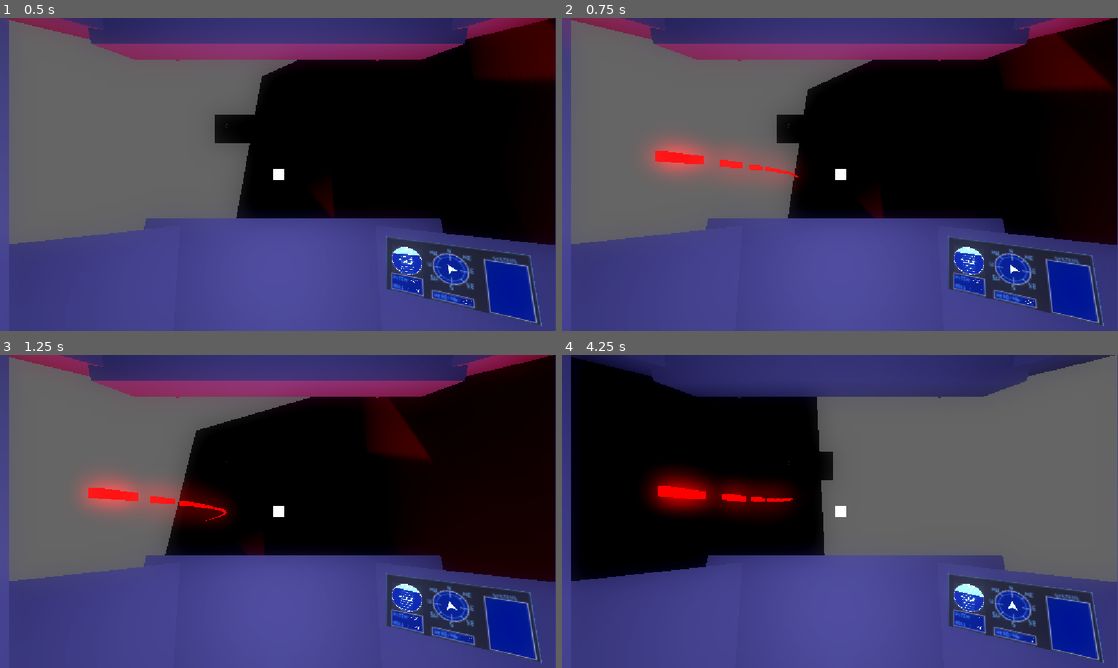
Above: before the commit, frames 1-4 (two rows, left to right).
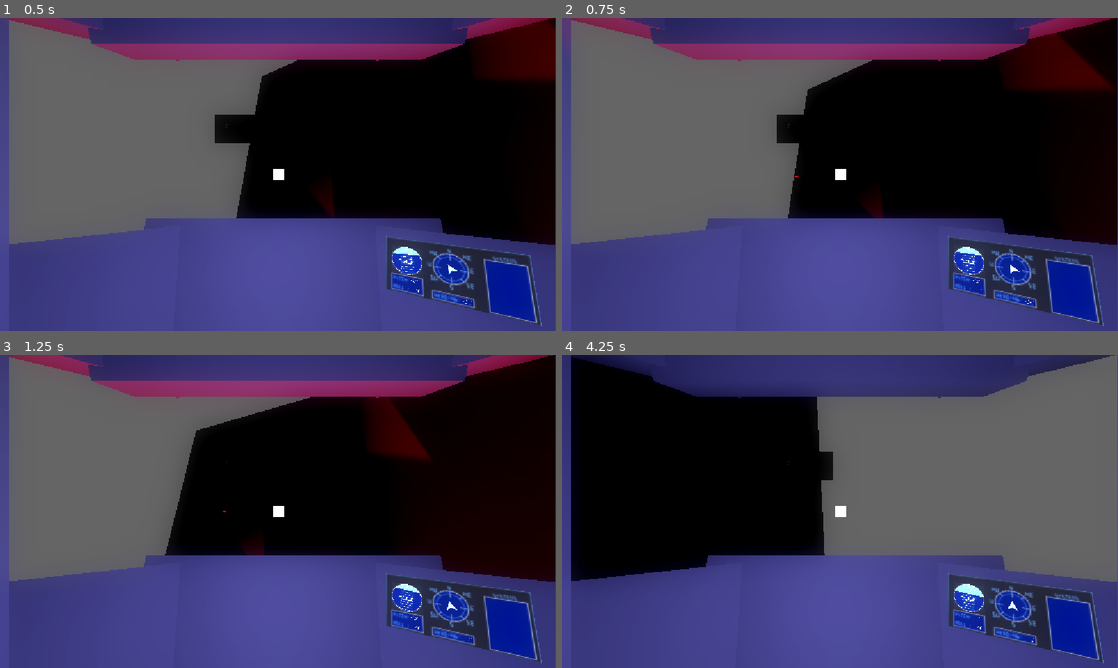
Above: after the commit, the same moments.

Repository: LitheFulminare/Abyssal-Cleaner
Game: Godot game, scene res://Prototyping/Test scene.tscn
Same seed, same stepped clock (60 frames per second), same inputs: the game is played once before the commit and once after it. The engine's default icon, where the game draws it, is replaced by a stand-in: a white triangle on a blue panel in a dark square.
Inputs (mouse positions are in pixels of both pictures, inside the frame that each line leads up to):
- Up to frame 1 (0.5 s): no input
- Up to frame 2 (0.75 s): move the mouse to (962, 158) at 0.52 s; press the mouse at (962, 158) at 0.53 s; hold D (Right) from 0.53 s (still down)
- Up to frame 3 (1.25 s): keep holding D (Right)
- Up to frame 4 (4.25 s): move the mouse to (728, 527) at 1.27 s; release D (Right) at 1.28 s; release the mouse at (728, 527) at 1.28 s; hold S (Backwards) 1.28-2.03 s; click (728, 527) at 1.35 s; move the mouse to (895, 442) at 2.02 s; press the mouse at (895, 442) at 2.03 s; hold D (Right) 2.03-2.78 s; move the mouse to (812, 574) at 2.77 s; release the mouse at (812, 574) at 2.78 s; hold W (Forward) 2.78-3.53 s; click (812, 574) at 2.85 s; move the mouse to (1006, 558) at 3.52 s; press the mouse at (1006, 558) at 3.53 s; hold A (Left) from 3.53 s (still down)

Frame 1 is identical in both runs. In frame 2, 2.7% of the frame differs, in the area x 14-43%, y 37-54%; in frame 3, 3.1%, in the area x 13-42%, y 37-55%; in frame 4, 3.1%.

Commit message:
organization
shoot method is on Weapon base class, the implementations decide with version of shoot should be called depending on firing_type

Diff:
--- a/abyssal-cleaner-3d/Submarine Parts/Weapons/Cannon/cannon.gd
+++ b/abyssal-cleaner-3d/Submarine Parts/Weapons/Cannon/cannon.gd
@@ -5,14 +5,21 @@
 @export var weapon_stats: WeaponStats
 
 func initialize() -> void:
+	stats = weapon_stats
+
+	set_firing_mode()
+
 	spawn_point = %ProjectileSpawnPoint
 	projectile_pool = %ObjectPool
 	projectile_pool.create_pool(CANNON_PROJECTILE, 20)
-	stats = weapon_stats
 	projectile_scene = CANNON_PROJECTILE
+	shoot_delay = 1 / stats.fire_rate
 
-func shoot() -> void:
-	var projectile: Projectile = projectile_pool.acquire()
-	projectile.global_position = spawn_point.global_position
-	projectile.direction = -spawn_point.global_transform.basis.z.normalized()
-	projectile.global_transform.basis = spawn_point.global_transform.basis
+func set_firing_mode() -> void:
+	match stats.firing_type:
+		stats.FIRING_TYPE.AUTOMATIC:
+			current_weapon_firing_mode = shoot_automatic
+		stats.FIRING_TYPE.BURST:
+			current_weapon_firing_mode = shoot_burst
+		stats.FIRING_TYPE.LASER:
+			current_weapon_firing_mode = shoot_laser
--- a/abyssal-cleaner-3d/Submarine Parts/Weapons/Cannon/cannon.tscn
+++ b/abyssal-cleaner-3d/Submarine Parts/Weapons/Cannon/cannon.tscn
@@ -2,9 +2,11 @@
 
 [ext_resource type="Script" uid="uid://byt34eincxigs" path="res://Submarine Parts/Weapons/Cannon/cannon.gd" id="1_66mg1"]
 [ext_resource type="Script" uid="uid://bovnuf0yg4li" path="res://Components/object_pool.gd" id="2_8gi44"]
+[ext_resource type="Resource" uid="uid://d0g4qw05c80v4" path="res://Submarine Parts/Weapons/Cannon/cannon_stats.tres" id="2_hny75"]
 
 [node name="Cannon" type="Node3D" unique_id=932876568]
 script = ExtResource("1_66mg1")
+weapon_stats = ExtResource("2_hny75")
 
 [node name="ProjectileSpawnPoint" type="Marker3D" parent="." unique_id=1026213410]
 unique_name_in_owner = true
--- a/abyssal-cleaner-3d/Submarine Parts/Weapons/base_weapon.gd
+++ b/abyssal-cleaner-3d/Submarine Parts/Weapons/base_weapon.gd
@@ -2,25 +2,46 @@
 @abstract class_name Weapon extends Node
 
 var stats: WeaponStats
-
 var projectile_pool: ObjectPool
-
 var spawn_point: Marker3D
-
 var projectile_scene: PackedScene
 
-## Whether the weapons has overheat or ammo mechanic.
-var can_overheat: bool = true
+var cooldown: float
+var can_fire: bool = true
+var shoot_delay: float
+
+var current_weapon_firing_mode: Callable
 
 func _ready() -> void:
 	pass
 
 func _process(delta: float) -> void:
-	pass
+	if can_fire == false:
+		cooldown += delta
+		if cooldown > shoot_delay:
+			can_fire = true
+			cooldown = 0
 
 @abstract
-## Override this funcion instead of ready()
+## Set stats, projectile_pool, spawn_point and projectile_scene.
 func initialize() -> void
 
-@abstract
-func shoot() -> void
+func shoot() -> void:
+	current_weapon_firing_mode.call()
+
+func shoot_automatic() -> void:
+	if !can_fire:
+		return
+
+	var projectile: Projectile = projectile_pool.acquire()
+	projectile.global_position = spawn_point.global_position
+	projectile.direction = -spawn_point.global_transform.basis.z.normalized()
+	projectile.global_transform.basis = spawn_point.global_transform.basis
+
+	can_fire = false
+
+func shoot_burst() -> void:
+	print("Burst shot (method not implemented)")
+
+func shoot_laser() -> void:
+	print("Laser shot (method not implemented)")
